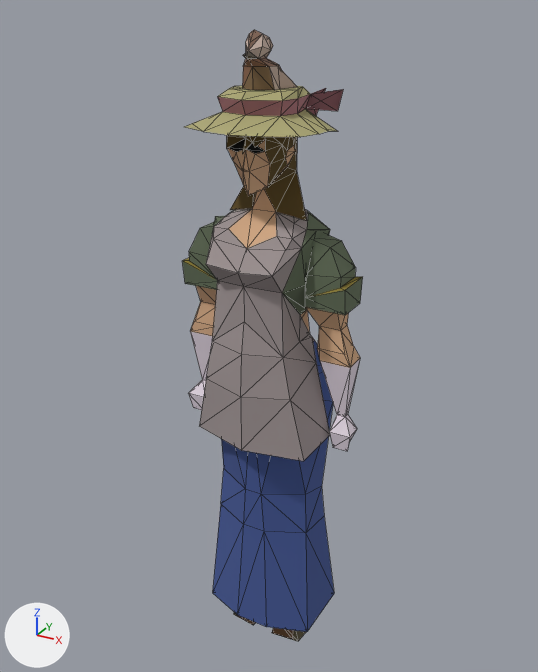
Two versions of the glTF model public/models/taxidermists.gltf, one commit apart.
Both versions are drawn from a 50 mm lens placed at (105.0, -191.0, 215.0), pointed at (-6.0, 10.0, 114.0). The axes (+X, +Y, +Z) are drawn at lower left. The lights are the same throughout. The first picture is the older version. Mesh edges are drawn as thin lines. Vertices at exactly the same position are counted once.

Script lines for the objects in view, before the commit:
```python
me_mesh_0 = bpy.data.meshes.new('Mesh_0')
me_mesh_0.from_pydata(...)  # 359 vertices, 698 faces; spans x -31.0..30.0, y -22.0..16.0, z -2.0..210.0
me_mesh_0.materials.append(mat_material_0)  # picture img_image_0
ob_mesh_0 = bpy.data.objects.new('Mesh_0', me_mesh_0)
ob_mesh_0.location = (0.0, 0.0, 0.0)
```
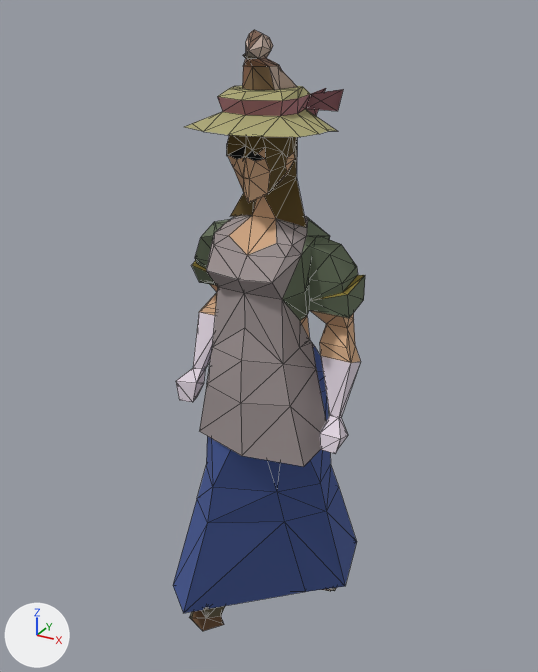
The newer file adds a shape key; the second version is drawn at full value of the shape key 'target_0' of 'Mesh_0', and the change is written as the vertex moves it makes.

Boxes (x1, y1, x2, y2) around the edits, measured in the pictures (538 x 672 px; the box of a moved part takes in the faces that stretch with it):
'Mesh_0', reshaped (6% wider)
    before: (182, 30, 363, 641)
    after: (173, 30, 365, 631)
part 1 of me_mesh_0, rebuilt (36% wider)
    before: (199, 135, 334, 641)
    after: (173, 135, 357, 631)
part 2 of me_mesh_0, rebuilt
    before: (305, 234, 363, 451)
    after: (309, 238, 365, 454)
part 3 of me_mesh_0, moved or reshaped
    before: (182, 222, 218, 410)
    after: (176, 219, 230, 402)

What changed in the scene script:
```text
Change me_mesh_0:
    used by ob_mesh_0; location = (0.0, 0.0, 0.0)
    remove me_mesh_0.from_pydata(...)  # 359 vertices, 698 faces; spans x -31.0..30.0, y -22.0..16.0, z -2.0..210.0
    add me_mesh_0.from_pydata(...)  # 363 vertices, 698 faces; spans x -34.0..30.0, y -24.0..38.0, z -2.0..210.0
    me_mesh_0 part 1: the loose piece of 191 vertices spanning x -22.0..22.0, y -18.0..16.0, z -2.0..192.0 is rebuilt with 191 vertices and now spans x -34.0..23.0, y -24.0..38.0, z -2.0..190.0
    me_mesh_0 part 2: the loose piece of 44 vertices spanning x 15.0..30.0, y -6.0..7.0, z 86.0..155.0 is rebuilt with 44 vertices and now spans x 15.0..30.0, y -10.0..9.0, z 90.0..154.0
    me_mesh_0 part 3
    43 vertices are removed from x -31.0..-15.0, y -6.0..7.0, z 86.0..155.0
    88 faces are deleted
    43 vertices are added at x -32.0..-15.0, y -9.0..14.0, z 93.0..155.0
    88 new faces join them
    other edits to the shape of me_mesh_0 do not show in these pictures
```
